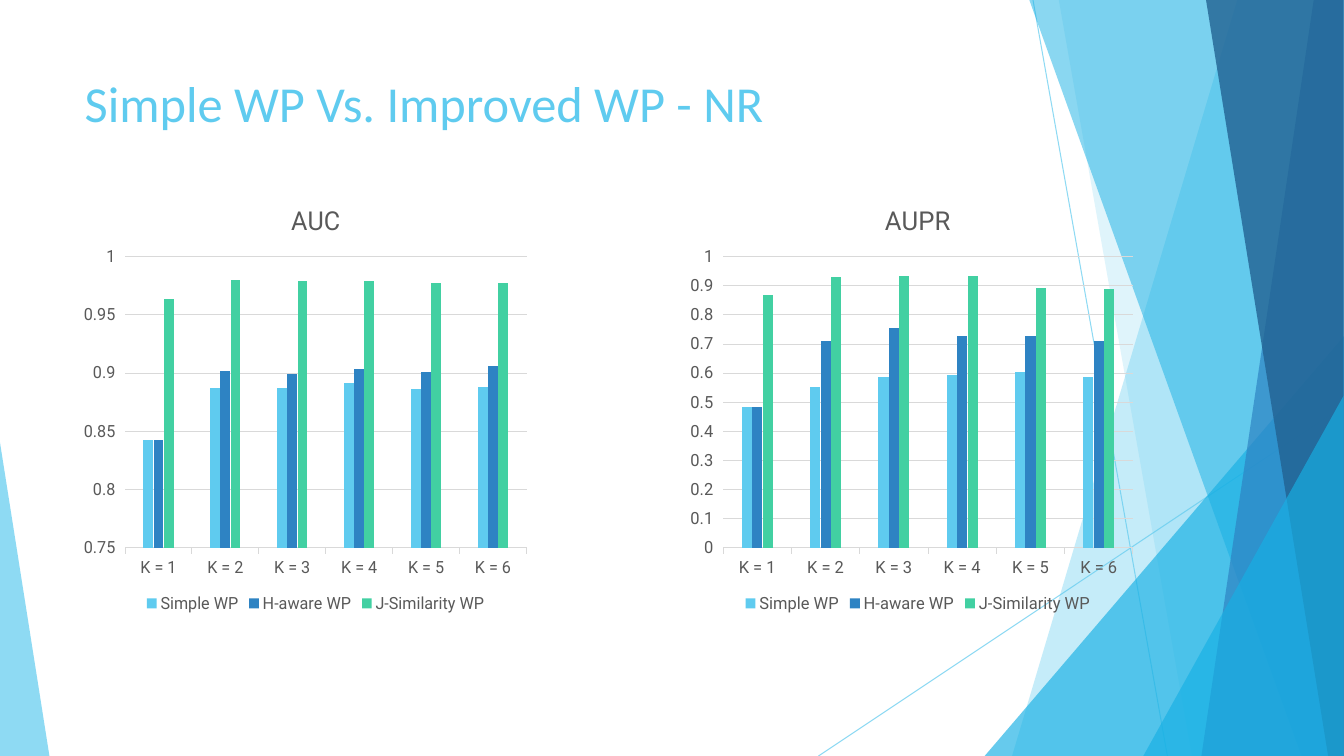
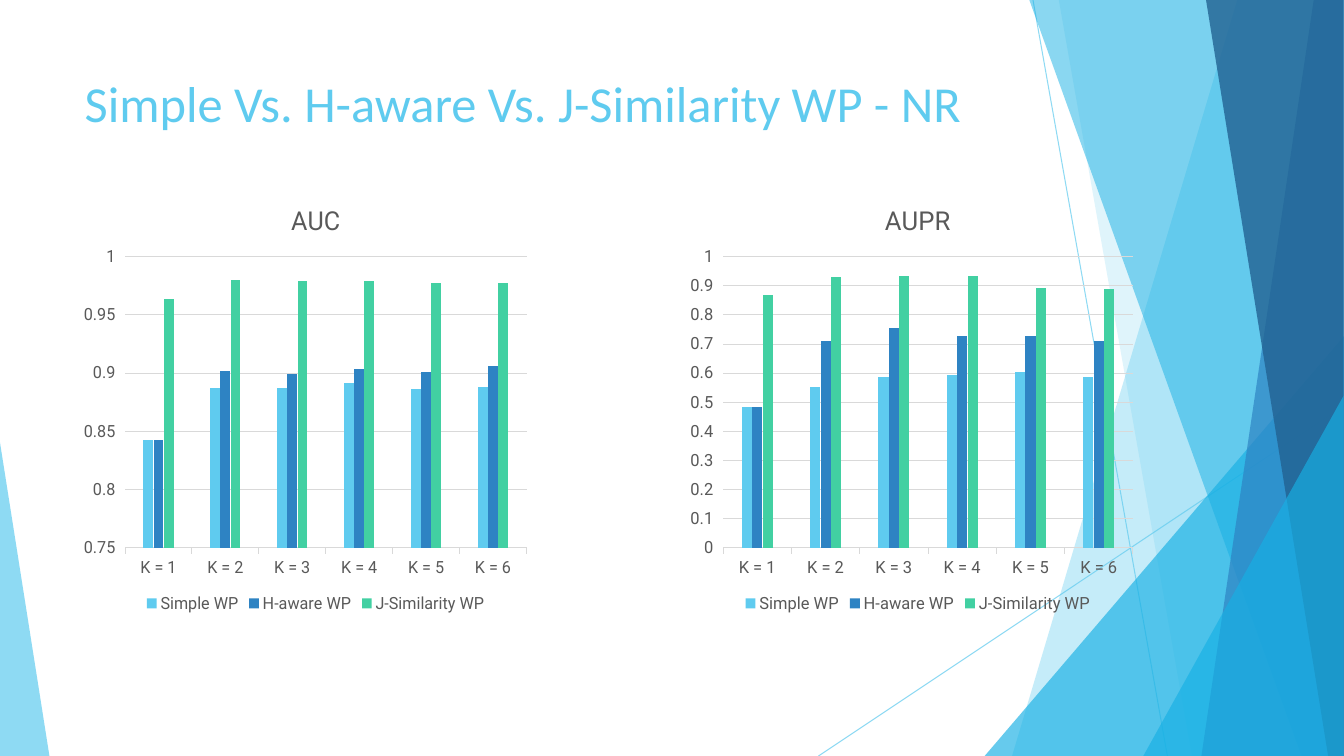
Before and after one commit to AbdullahAlZoabi/Drug-Target-Interaction-Prediction, a slide deck: slide 40 of Presentation/Drug-Target Interaction Prediction.pptx. Drawn at 1344x756 pixels with LibreOffice and Linux fonts; fonts in the diff are those of the drawing. Boxes give left, top, right and bottom in pixels: in the first picture for what was removed or moved away, otherwise in the second. Text is boxed around its words. In the diff, an @@ line names an element or a change of style, - is before the commit and + after.

```diff
--- a/Presentation/Drug-Target Interaction Prediction.pptx
+++ b/Presentation/Drug-Target Interaction Prediction.pptx
@@ title at box(85, 87, 961, 130): text changed @@
-Simple WP Vs. Improved WP - NR
+Simple Vs. H-aware Vs. J-Similarity WP - NR
```
Also in this commit, not shown: 9 other slides changed, 7 slides removed.
